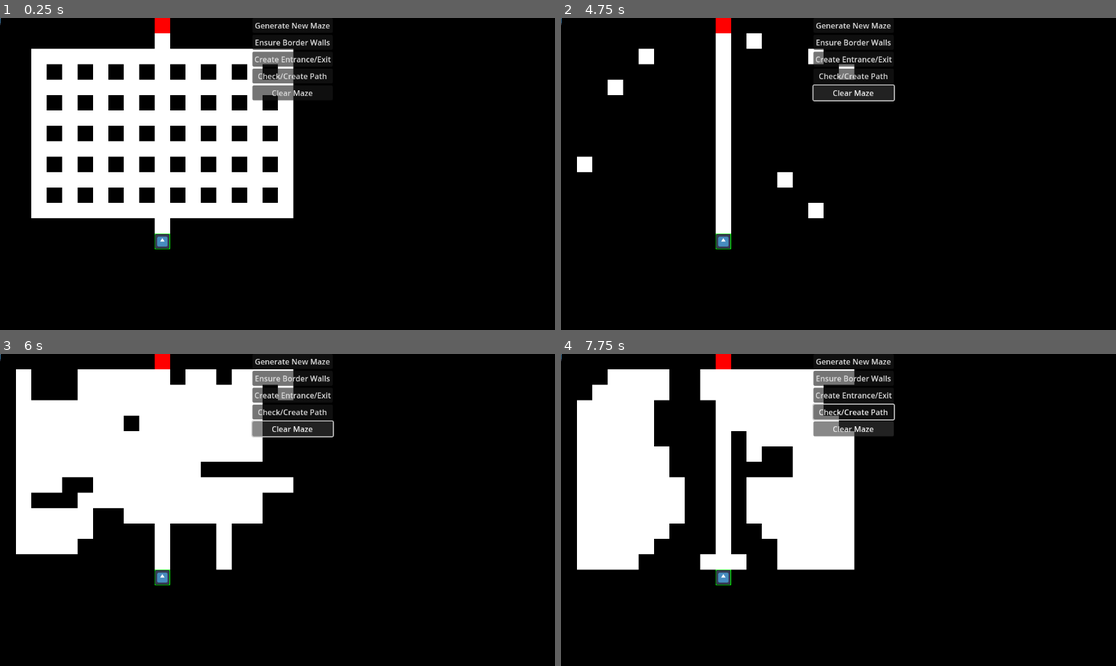
Above: before the commit, frames 1-4 (two rows, left to right).
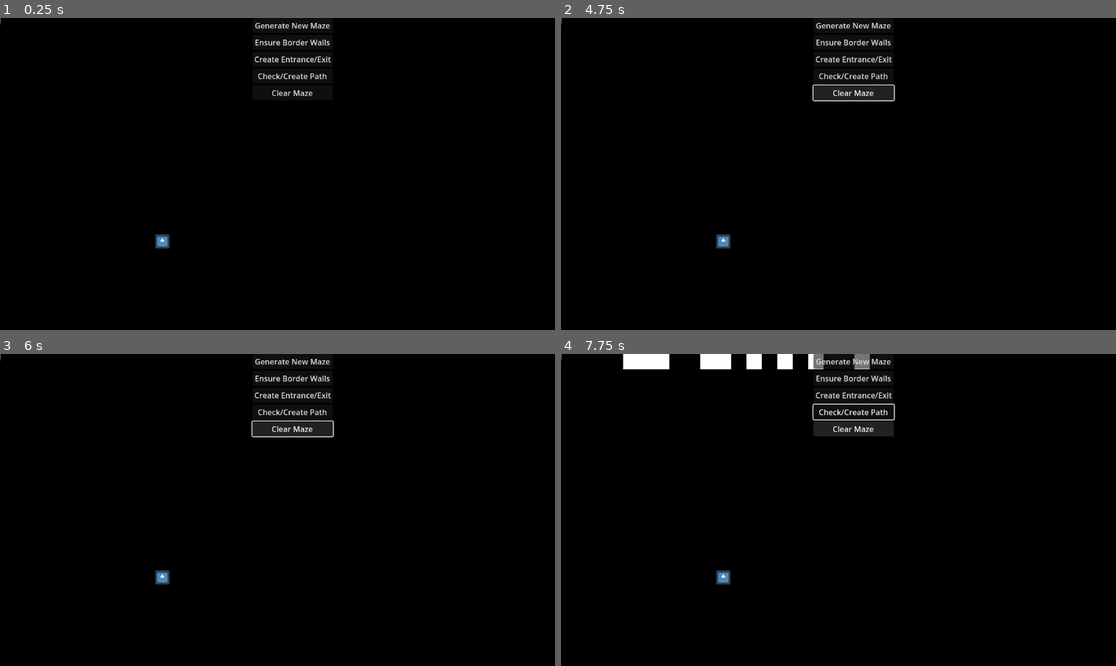
Above: after the commit, the same moments.

Repository: de43gy/complete-darkness-horror-to-pashtet-gamejam
Game: Godot game, scene res://scenes/main/main/main.tscn
Two runs of this game, one before a commit and one after it. Both use one fixed random seed, a clock stepped at 60 frames per second and the inputs below. The engine's default icon, where the game draws it, is replaced by a stand-in: a white triangle on a blue panel in a dark square.
Inputs:
- Up to frame 1 (0.25 s): no input
- Up to frame 2 (4.75 s): click "Generate New Maze" at 0.5 s; click "Generate New Maze" at 1.25 s; click "Ensure Border Walls" at 2 s; click "Check/Create Path" at 2.75 s; click "Clear Maze" at 3.5 s; tap Enter at 4.25 s; hold Right (ui_right) from 4.28 s (still down); tap Space (ui_select) at 4.52 s
- Up to frame 3 (6 s): tap Space (ui_select) at 5, 5.27 s; release Right (ui_right) at 5.03 s; hold Down (ui_down) 5.03-5.78 s; tap Enter at 5.75 s; hold Right (ui_right) from 5.78 s (still down)
- Up to frame 4 (7.75 s): tap Space (ui_select) at 6.5, 6.77, 7.52 s; release Right (ui_right) at 6.53 s; hold Up (ui_up) 6.53-7.28 s; tap Enter at 7.25 s; hold Left (ui_left) from 7.28 s (still down)

The runs differ from the first frame. In frame 1, 21% of the frame differs, in the area x 5-53%, y 0-75%; in frame 2, 3.2%; in frame 3, 22%; in frame 4, 25%, in the area x 2-56%, y 0-75%.
Error after the commit: Invalid call. Nonexistent function 'append' in base 'Dictionary'. (res://scenes/main/labyrinth/labyrinth.gd:81)

Commit message:
removed the unnecessary check in

Diff:
--- a/scenes/main/labyrinth/labyrinth.gd
+++ b/scenes/main/labyrinth/labyrinth.gd
@@ -11,7 +11,7 @@
 @onready var container = $LabyrinthContainer
 
 var maze = []
-var visited = []
+var visited = {}
 var collision_objects = []
 var wall_tiles: Node2D
 var player: CharacterBody2D
@@ -69,7 +69,7 @@
 
 func initialize_maze_arrays():
 	maze = []
-	visited = []
+	visited = {}
 
 	for y in range(HEIGHT):
 		var maze_row = []
@@ -120,15 +120,17 @@
 
 func ensure_border_walls():
 	for x in range(WIDTH):
-		if Vector2(x, 0) != exit_pos:
+		if x != entrance_pos.x:
 			maze[0][x] = WALL
-		if Vector2(x, HEIGHT-1) != entrance_pos:
-			maze[HEIGHT-1][x] = WALL
-	for y in range(HEIGHT):
-		if Vector2(0, y) != exit_pos and Vector2(0, y) != entrance_pos:
+		if x != exit_pos.x:
+			maze[HEIGHT - 1][x] = WALL
+
+	for y in range(HEIGHT):
+		if y != entrance_pos.y:
 			maze[y][0] = WALL
-		if Vector2(WIDTH-1, y) != exit_pos and Vector2(WIDTH-1, y) != entrance_pos:
-			maze[y][WIDTH-1] = WALL
+		if y != exit_pos.y:
+			maze[y][WIDTH - 1] = WALL
+
 	emit_signal("borders_ensured")
 
 func create_entrance_and_exit():
